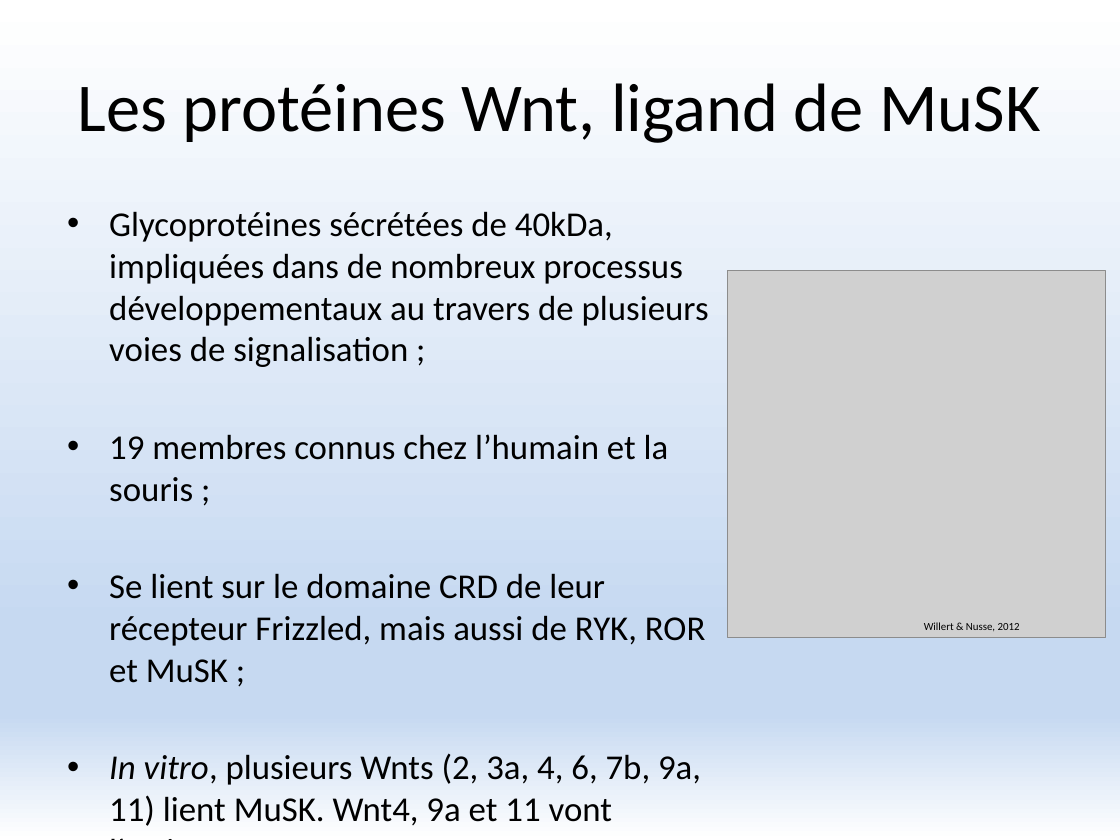
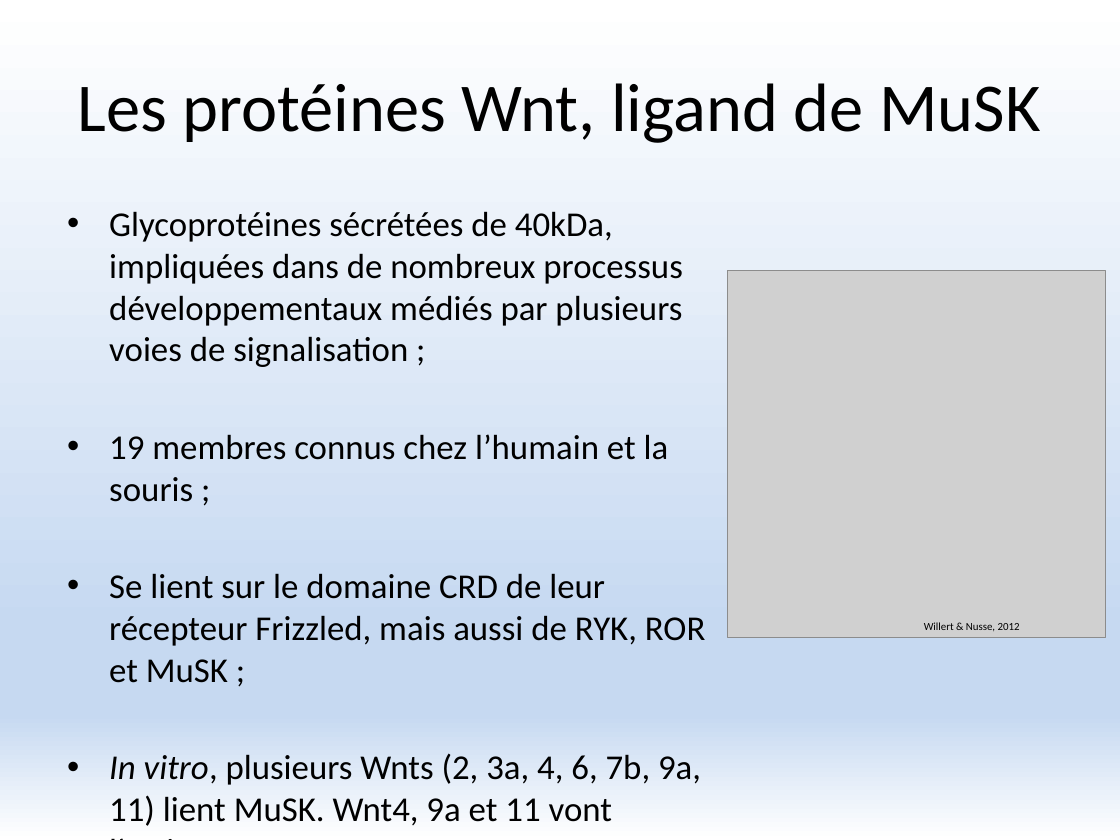
Before and after one commit to FlorentKl/rapport-m2, a slide deck: slide 3 of Présentation Oral.pptx. Drawn at 1120x840 pixels with LibreOffice and Linux fonts; fonts in the diff are those of the drawing; grey boxes stand for pictures. Boxes give left, top, right and bottom in pixels: in the first picture for what was removed or moved away, otherwise in the second. Text is boxed around its words. In the diff, an @@ line names an element or a change of style, - is before the commit and + after.

```diff
--- a/Présentation Oral.pptx
+++ b/Présentation Oral.pptx
@@ text at [109,211,682,367]: text changed @@
-• Glycoprotéines sécrétées de 40kDa, impliquées dans de nombreux processus développementaux au travers de plusieurs voies de signalisation ;
+• Glycoprotéines sécrétées de 40kDa, impliquées dans de nombreux processus développementaux médiés par plusieurs voies de signalisation ;
```
Also in this commit, not shown: 11 other slides changed.
